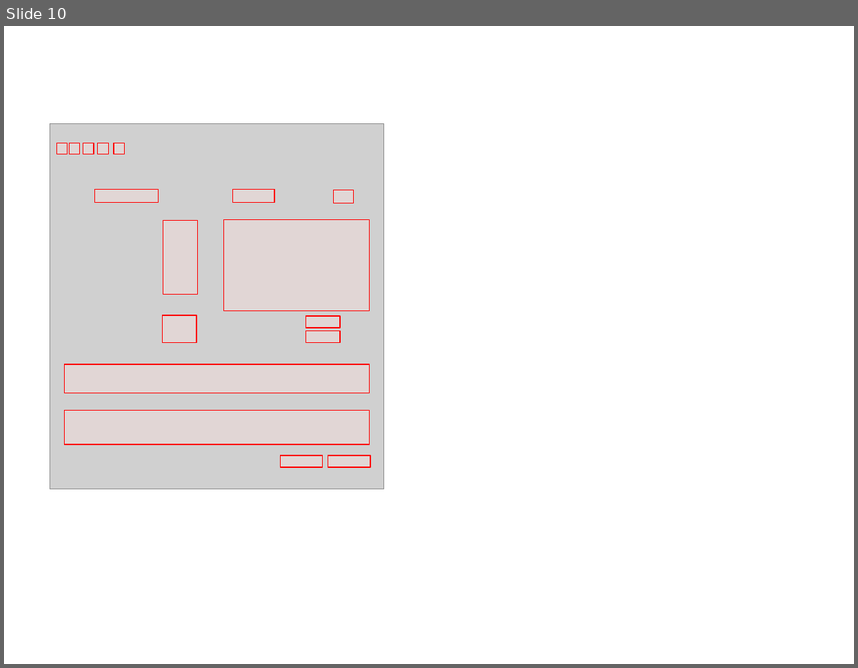
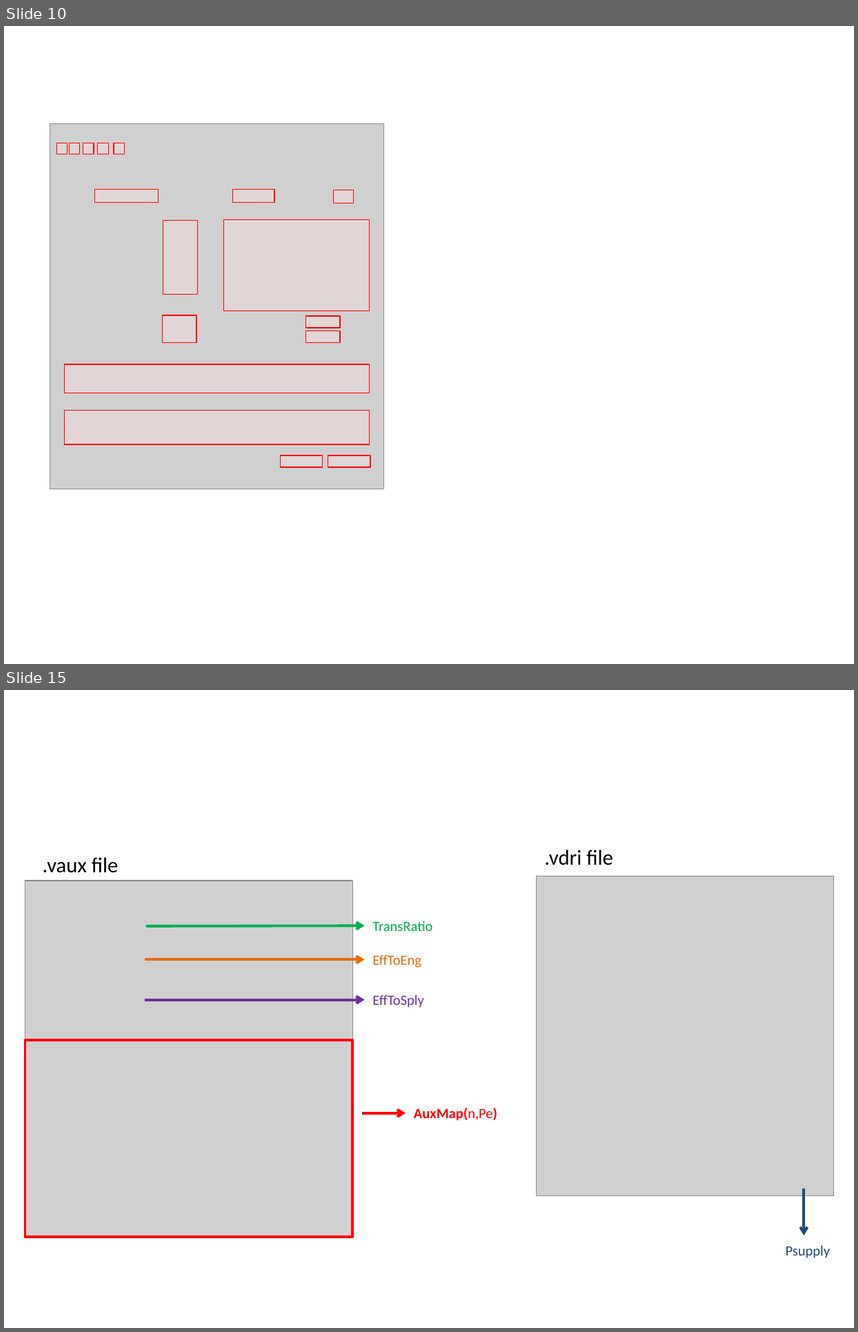
Before and after one commit to CLIMA-VECTO/vecto-sim, a slide deck: User Manual Source/material User Manual.pptx. Shown one above the other, each under a label of ours: slide 10 before the commit, slides 10 and 15 after it; the slides between them are not shown. The pictures are 858x668 and 858x1332 pixels, drawn with LibreOffice and Linux fonts; fonts in the diff are those of the drawing; grey boxes stand for pictures. Boxes give left, top, right and bottom in pixels: in the first picture for what was removed or moved away, otherwise in the second. Text is boxed around its words. In the diff, an @@ line names an element or a change of style, - is before the commit and + after.

```diff
--- a/User Manual Source/material User Manual.pptx
+++ b/User Manual Source/material User Manual.pptx
@@ slide 15 added at (x1=4, y1=690, x2=854, y2=1328), background #FFFFFF @@
@@ text added at (x1=544, y1=849, x2=613, y2=865), 18 pt, text #000000 @@
+.vdri file
@@ text added at (x1=43, y1=857, x2=119, y2=873), 18 pt, text #000000 @@
+.vaux file
@@ picture added at (x1=536, y1=876, x2=833, y2=1195) @@
@@ picture added at (x1=25, y1=880, x2=352, y2=1236) @@
@@ arrow added from (146, 926) to (364, 925), #00B050 2.25 pt @@
@@ text added at (x1=372, y1=921, x2=432, y2=931), 12 pt, text #00B050 @@
+TransRatio
@@ text added at (x1=372, y1=955, x2=421, y2=967), 12 pt, text #E46C0A @@
+EffToEng
@@ arrow added from (145, 960) to (364, 960), #E46C0A 2.25 pt @@
@@ arrow added from (145, 999) to (364, 999), #7030A0 2.25 pt @@
@@ text added at (x1=372, y1=994, x2=424, y2=1007), 12 pt, text #7030A0 @@
+EffToSply
@@ rectangle added at (x1=25, y1=1039, x2=352, y2=1236), outline #FF0000 2 pt @@
@@ arrow added from (362, 1112) to (406, 1112), #FF0000 2.25 pt @@
@@ text added at (x1=414, y1=1107, x2=497, y2=1121), 12 pt, text #FF0000, bold @@
+AuxMap(n,Pe)
@@ arrow added from (804, 1188) to (804, 1235), #1F497D 2.25 pt @@
@@ text added at (x1=786, y1=1245, x2=831, y2=1258), 12 pt, text #1F497D @@
+Psupply
```
Also in this commit, not shown: 1 slide changed, 7 other slides added, 1 slide removed, 37 other files.
